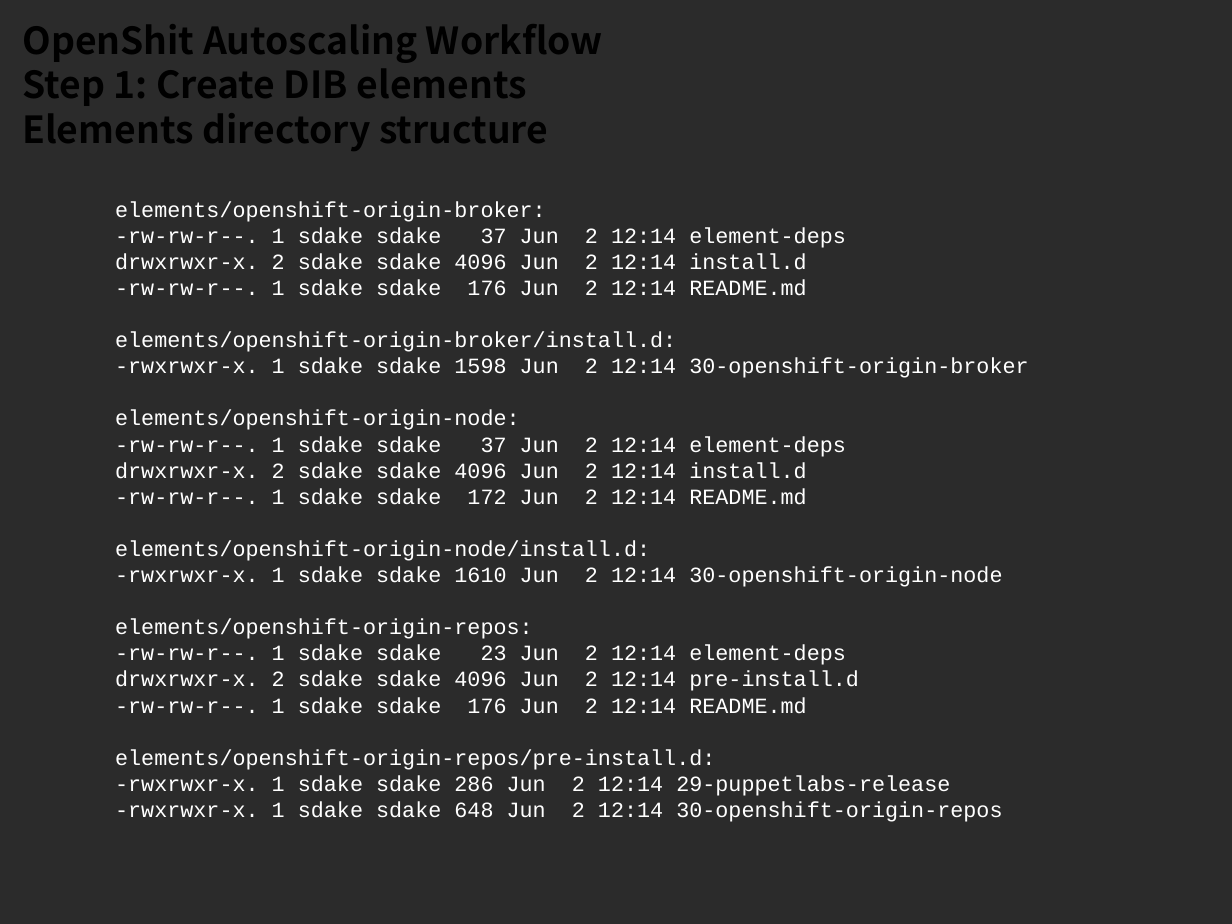
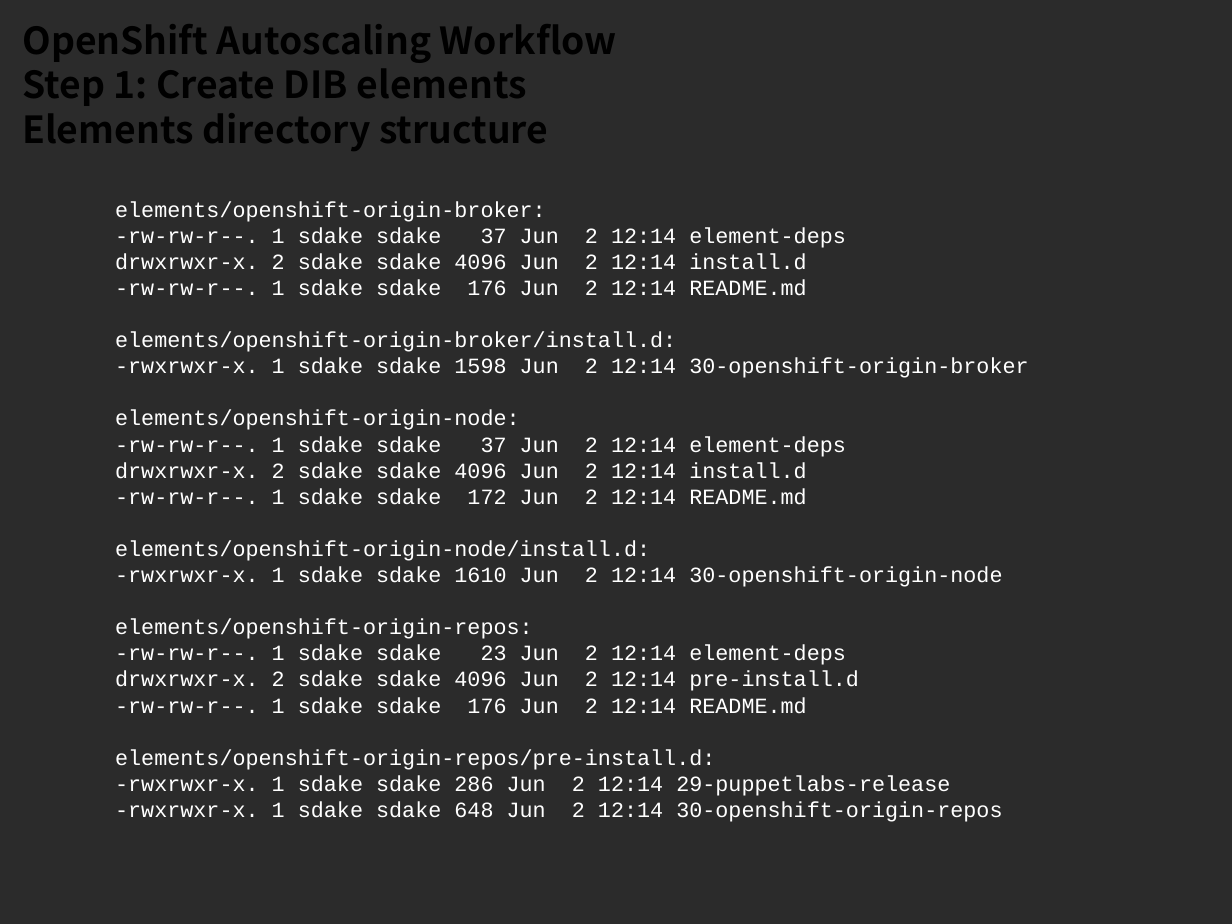
Before and after one commit to sdake/slides, a slide deck: slide 13 of sdake-cloudopen-heat-2013-09/heat-cloudopen-final.odp. Drawn at 1232x924 pixels with LibreOffice and Linux fonts; fonts in the diff are those of the drawing; background and template pictures are left out; a plain dark background stands for a picture behind light text. Boxes give left, top, right and bottom in pixels: in the first picture for what was removed or moved away, otherwise in the second. Text is boxed around its words. In the diff, an @@ line names an element or a change of style, - is before the commit and + after.

```diff
--- a/sdake-cloudopen-heat-2013-09/heat-cloudopen-final.odp
+++ b/sdake-cloudopen-heat-2013-09/heat-cloudopen-final.odp
@@ title at bbox=[22, 24, 617, 151]: text changed @@
-OpenShit Autoscaling Workflow
-Step 1: Create DIB elements
-Elements directory structure
+OpenShift Autoscaling Workflow
+Step 1: Create DIB elements
+Elements directory structure
```
Also in this commit, not shown: 1 other file.
